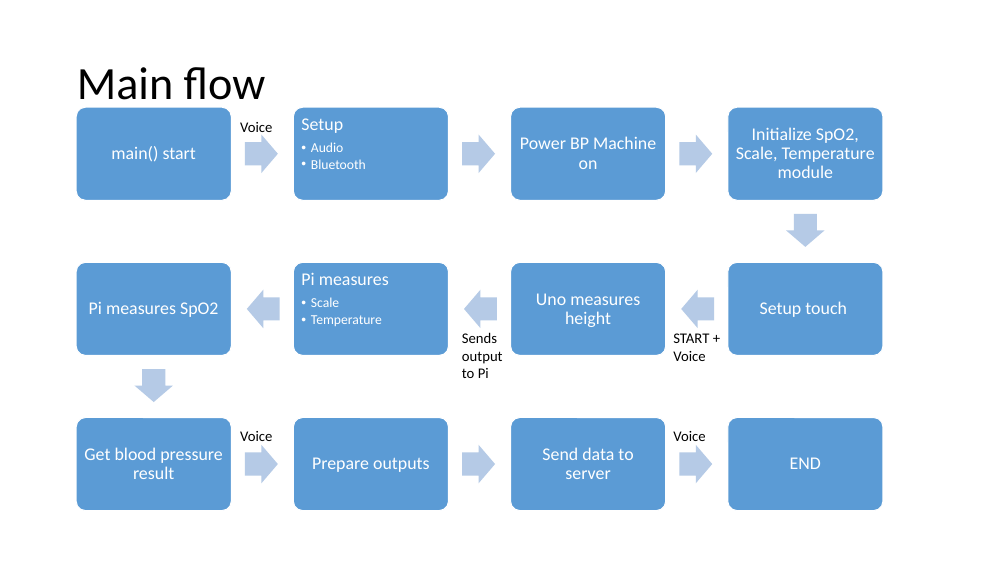
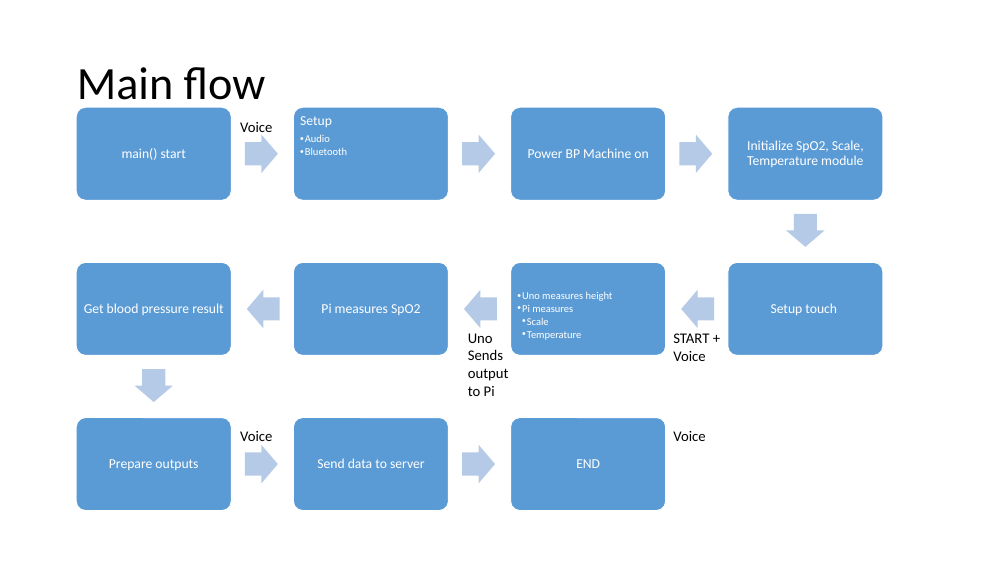
Before and after one commit to nguyenphu27/MyThesis, a slide deck: slide 5 of 00_Document/00_development_process/PPT_FunctionSpecification_R00.pptx. Drawn at 1008x567 pixels with LibreOffice and Linux fonts; fonts in the diff are those of the drawing. Boxes give left, top, right and bottom in pixels: in the first picture for what was removed or moved away, otherwise in the second. Text is boxed around its words. In the diff, an @@ line names an element or a change of style, - is before the commit and + after.

Commit message:
Update main, main_class, Add audio, audio_class
Main & main_class basically finish
audio is prototype
also add testing environment (*_result)

```diff
--- a/00_Document/00_development_process/PPT_FunctionSpecification_R00.pptx
+++ b/00_Document/00_development_process/PPT_FunctionSpecification_R00.pptx
@@ text "Setup" at (x1=300, y1=116, x2=347, y2=155): size 17 to 13 pt in "Setup"; size 13 to 10 pt in "Audio", "Bluetooth"; less space between paragraphs; indent changed @@
@@ size 17 to 13 pt; less space between paragraphs in 9 elements at (x1=122, y1=148, x2=186, y2=160), (x1=528, y1=148, x2=648, y2=158), (x1=747, y1=140, x2=864, y2=167), (x1=771, y1=303, x2=837, y2=315), (x1=317, y1=458, x2=424, y2=468), (x1=576, y1=459, x2=600, y2=468), (x1=321, y1=304, x2=420, y2=315), (x1=109, y1=459, x2=198, y2=470), (x1=84, y1=303, x2=224, y2=315) @@
@@ text "Get blood pressure result" moved from (x1=84, y1=447, x2=223, y2=479) to (x1=84, y1=303, x2=224, y2=315) @@
@@ text "Pi measures SpO2" moved from (x1=89, y1=302, x2=218, y2=317) to (x1=321, y1=304, x2=420, y2=315) @@
@@ text "Uno measures height" at (x1=522, y1=292, x2=613, y2=340): vertical alignment middle to top @@
@@ text removed at (x1=301, y1=273, x2=389, y2=326) @@
-Pi measures
-  •• Scale
-  •• Temperature
@@ text at (x1=522, y1=292, x2=613, y2=301): size 17 to 10 pt in "Uno measures height"; alignment centre to left; bullet none to ••; list level 1 to 2 in "Uno measures height" @@
@@ text at (x1=522, y1=305, x2=582, y2=340): paragraphs added @@
+  •• Pi measures
+    •• Scale
+    •• Temperature
@@ text at (x1=468, y1=333, x2=493, y2=343): paragraph added @@
+Uno
@@ rounded rectangle removed at (x1=728, y1=417, x2=883, y2=510) @@
@@ 3 texts moved together from (x1=312, y1=447, x2=821, y2=479) to (x1=109, y1=458, x2=600, y2=470) @@
@@ right arrow removed at (x1=680, y1=445, x2=713, y2=483) @@
```
Also in this commit, not shown: 1 other slide changed, 12 other files.
